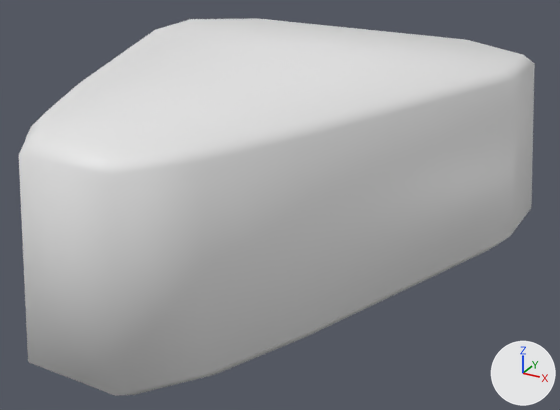
Two versions of the FBX model Honk/Assets/---Art---/Mesh/rock/sm_rock01.fbx, one commit apart.
Before and after are seen from a camera (50 mm lens) standing at (0.1633, -0.2563, 0.1203) and looking at (0.0542, -0.0579, 0.0212). The axes (+X, +Y, +Z) are drawn at lower right. The lights are the same throughout. Where no turn or scale is listed for an object, it has been applied to the vertices.

Before the edit, the objects in view are built like this:
```python
me_mesh = bpy.data.meshes.new('Mesh')
me_mesh.from_pydata(...)  # 49 vertices, 46 faces; spans x -0.075..0.075, y -0.1..0.074, z 0.001..0.063
ob_triangle = bpy.data.objects.new('triangle', me_mesh)
ob_triangle.location = (0.044, -0.045, 0.0)
```
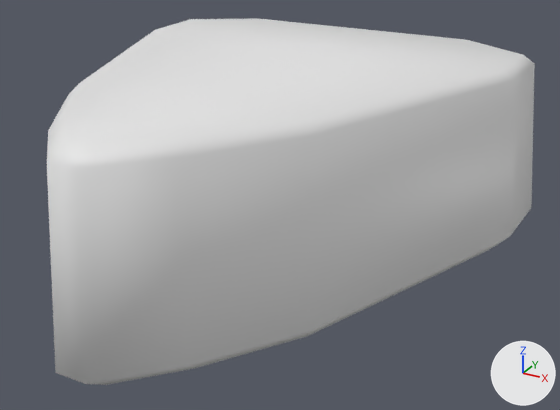
The newer file is also rescaled (x15.24), turned or shifted as a whole; pictures and numbers use the older file's frame.

The change, as JSON lines over the scene's bpy script:
```json
{"block": "me_mesh", "where": "me_mesh.from_pydata(...)  # 49 vertices, 46 faces; spans x -0.075..0.075, y -0.1..0.074, z 0.001..0.063"}
{"block": "me_mesh", "where": "# used by ob_triangle; location = (0.044, -0.045, 0.0)"}
{"block": "me_mesh", "change": "me_mesh part 1: all 2 vertices in x 0.013..0.014, y -0.1..-0.094, z 0.007..0.06 are moved by (-0.009, 0.0, 0.0)"}
{"block": "me_mesh", "change": "me_mesh part 2: all 2 vertices in x 0.012..0.013, y -0.092..-0.089, z 0.001..0.063 are moved by (-0.008, 0.0, 0.0)"}
{"block": "me_mesh", "change": "me_mesh part 3: all 4 vertices in x 0.025..0.028, y -0.082..-0.073, z 0.001..0.063 are moved by (-0.006, 0.0, 0.0)"}
{"block": "me_mesh", "change": "me_mesh part 4: all 4 vertices in x -0.028..-0.025, y -0.082..-0.073, z 0.001..0.063 are moved by (0.006, 0.0, 0.0)"}
{"block": "me_mesh", "change": "me_mesh part 5: all 2 vertices in x -0.013..-0.012, y -0.092..-0.089, z 0.001..0.063 are moved by (0.008, 0.0, 0.0)"}
{"block": "me_mesh", "change": "me_mesh part 6: all 2 vertices in x -0.014..-0.013, y -0.1..-0.094, z 0.007..0.06 are moved by (0.009, 0.0, 0.0)"}
```

Location of each change, [x1, y1, x2, y2] in pixels of the pictures (560 x 410 px; the box of a moved part takes in the faces that stretch with it):
```json
{"object": "triangle", "change": "reshaped", "before": [19, 19, 535, 396], "after": [47, 19, 535, 385]}
{"part": 1, "of": "me_mesh", "change": "moved or reshaped", "before": [108, 162, 207, 396], "after": [77, 158, 186, 384]}
{"part": 2, "of": "me_mesh", "change": "moved or reshaped", "before": [108, 143, 213, 396], "after": [77, 139, 195, 385]}
{"part": 3, "of": "me_mesh", "change": "moved or reshaped", "before": [203, 120, 312, 375], "after": [181, 120, 312, 368]}
{"part": 4, "of": "me_mesh", "change": "moved or reshaped", "before": [46, 83, 307, 142], "after": [49, 83, 307, 139]}
{"part": 5, "of": "me_mesh", "change": "moved or reshaped", "before": [36, 112, 208, 154], "after": [63, 115, 187, 148]}
{"part": 6, "of": "me_mesh", "change": "moved or reshaped", "before": [19, 112, 120, 395], "after": [47, 115, 91, 384]}
```
